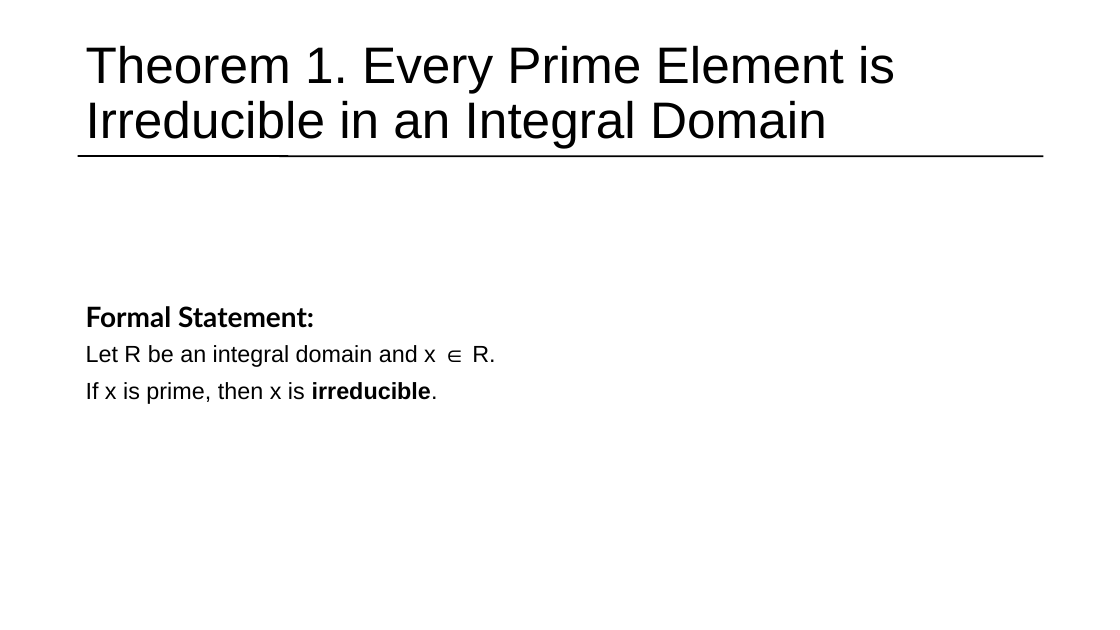
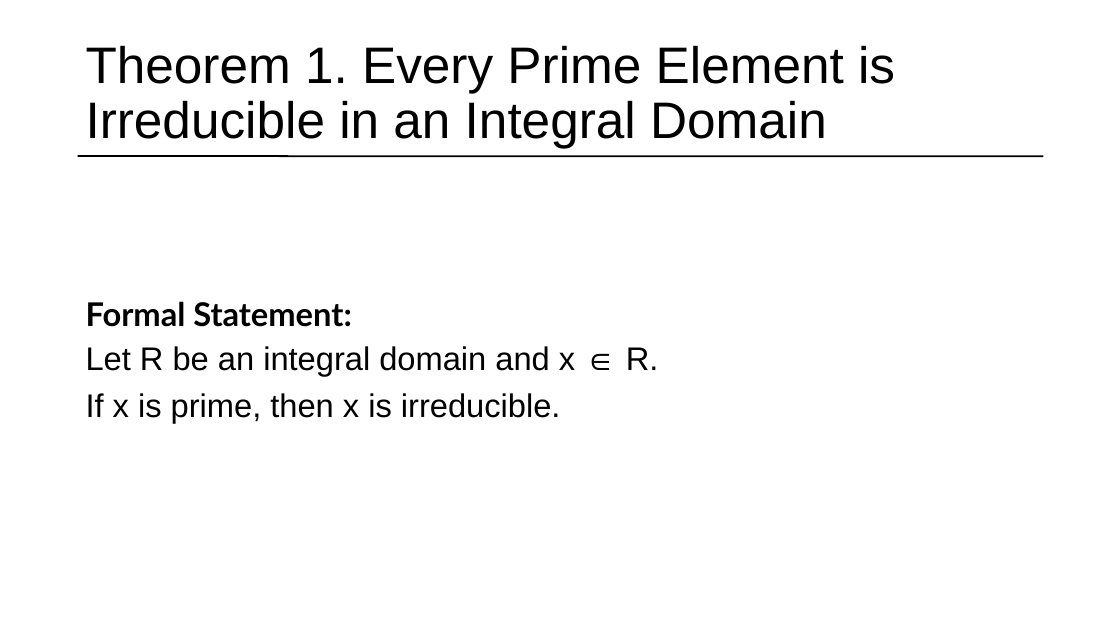
Before and after one commit to matematiflo/CompAssistedMath2024, a slide deck: slide 10 of Lean/Projects/06. Divisibility in rings (Algebra 1)/powerpoint/Lean Präsentation version 08.07.pptx (slide 29 before the commit). Drawn at 1120x630 pixels with LibreOffice and Linux fonts; fonts in the diff are those of the drawing. Boxes give left, top, right and bottom in pixels: in the first picture for what was removed or moved away, otherwise in the second. Text is boxed around its words. In the diff, an @@ line names an element or a change of style, - is before the commit and + after.

```diff
--- a/Lean/Projects/06. Divisibility in rings (Algebra 1)/powerpoint/Lean Präsentation version 08.07.pptx
+++ b/Lean/Projects/06. Divisibility in rings (Algebra 1)/powerpoint/Lean Präsentation version 08.07.pptx
@@ text "Formal Statement:" at (x1=86, y1=301, x2=352, y2=327): size 24 to 28 pt @@
@@ text "Let R be an integral ..." at (x1=86, y1=346, x2=659, y2=423): size 20 to 28 pt; bold off in "irreducible." @@
```
Also in this commit, not shown: 7 other slides changed, 4 slides added, 19 slides removed, 1 other file.
